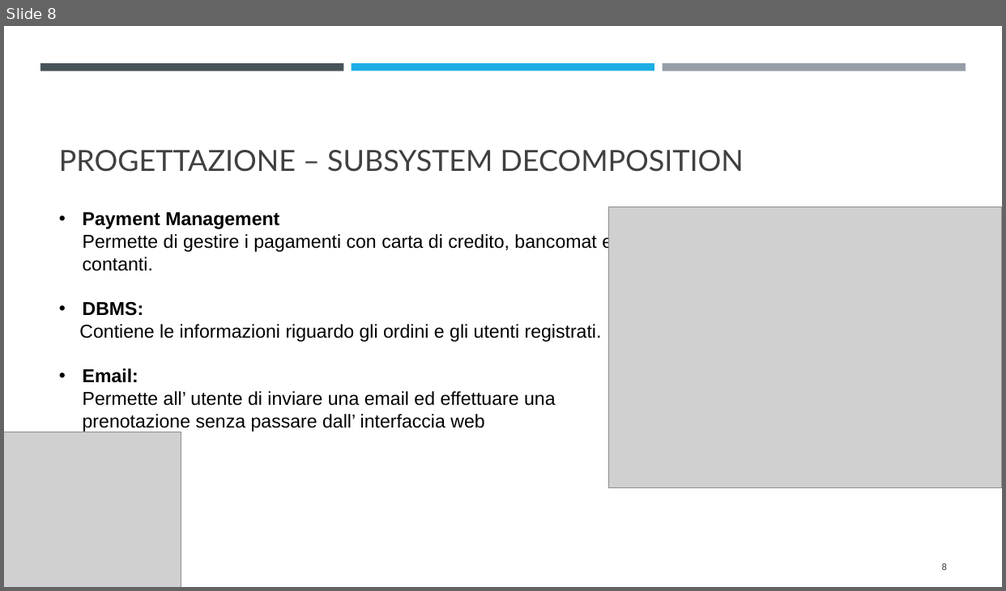
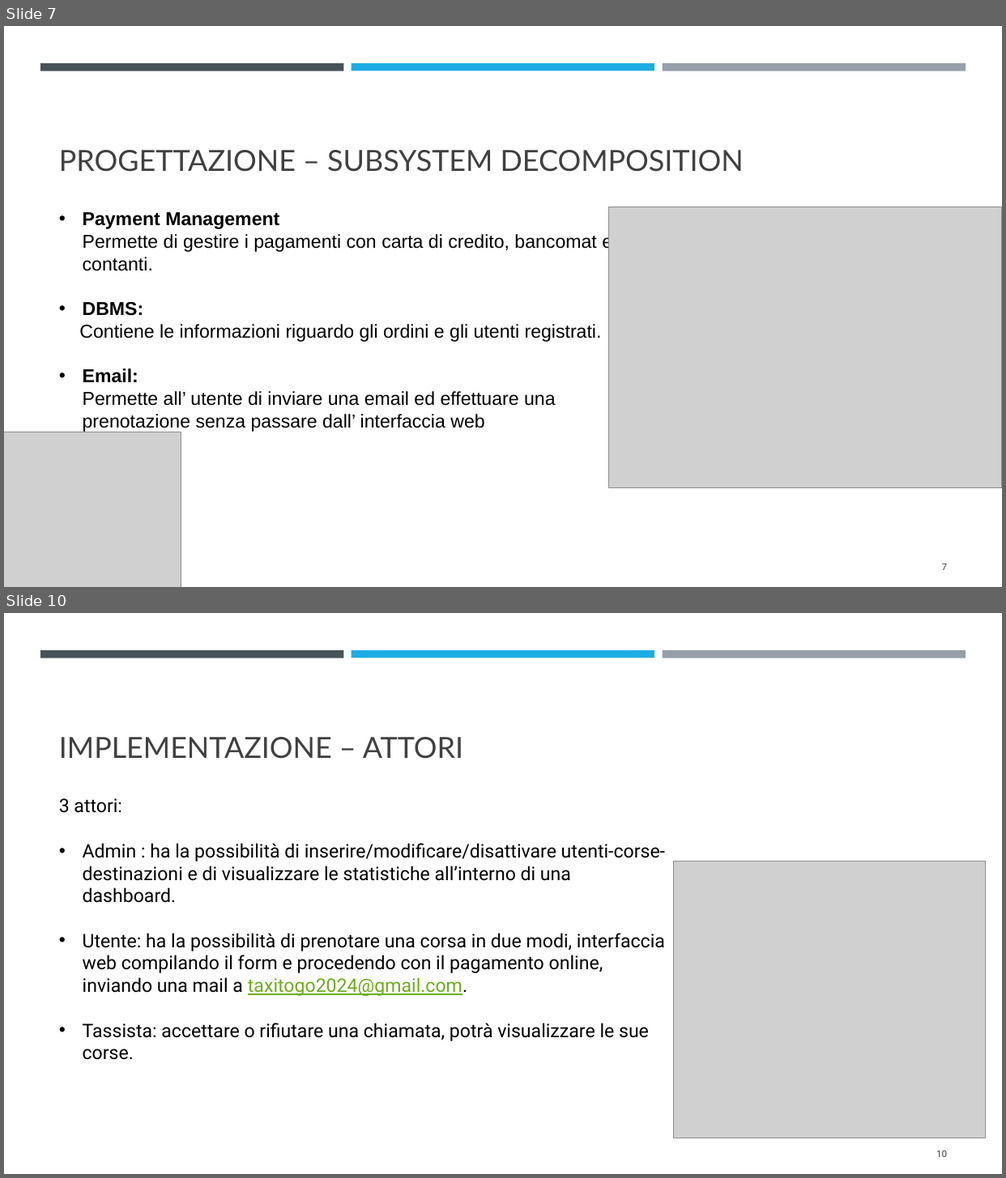
Before and after one commit to Emanuele-Chiummo/Taxi-Project, a slide deck: Presentazione/presentazione TaxiToGo.pptx. Shown one above the other, each under a label of ours: slide 8 before the commit, slides 7 and 10 after it; the slides between them are not shown. The pictures are 1006x591 and 1006x1178 pixels, drawn with LibreOffice and Linux fonts; fonts in the diff are those of the drawing; grey boxes stand for pictures. Boxes give left, top, right and bottom in pixels: in the first picture for what was removed or moved away, otherwise in the second. Text is boxed around its words. In the diff, an @@ line names an element or a change of style, - is before the commit and + after.

```diff
--- a/Presentazione/presentazione TaxiToGo.pptx
+++ b/Presentazione/presentazione TaxiToGo.pptx
@@ slide 10 added at (4,613,1002,1174), background #FFFFFF; not listed: 3 template elements that a slide beside it also shows @@
@@ title added at (59,737,463,759), 28 pt, text #404040 @@
+IMPLEMENTAZIONE – ATTORI
@@ text added at (59,798,665,1060), 18 pt, text #000000 @@
+3 attori:
+• Admin : ha la possibilità di inserire/modificare/disattivare utenti-corse-destinazioni e di visualizzare le statistiche all’interno di una dashboard.
+• Utente: ha la possibilità di prenotare una corsa in due modi, interfaccia web compilando il form e procedendo con il pagamento online, inviando una mail a taxitogo2024@gmail.com.
+• Tassista: accettare o rifiutare una chiamata, potrà visualizzare le sue corse.
@@ picture added at (674,862,987,1139) @@
@@ page number added at (936,1150,947,1157), 9 pt, text #404040 @@
+10
@@ what was slide 8 is now slide 7 @@
@@ page number at (942,563,948,570): text changed @@
-8
+7
```
Also in this commit, not shown: 3 slides changed, 3 other slides added, 3 slides removed.
